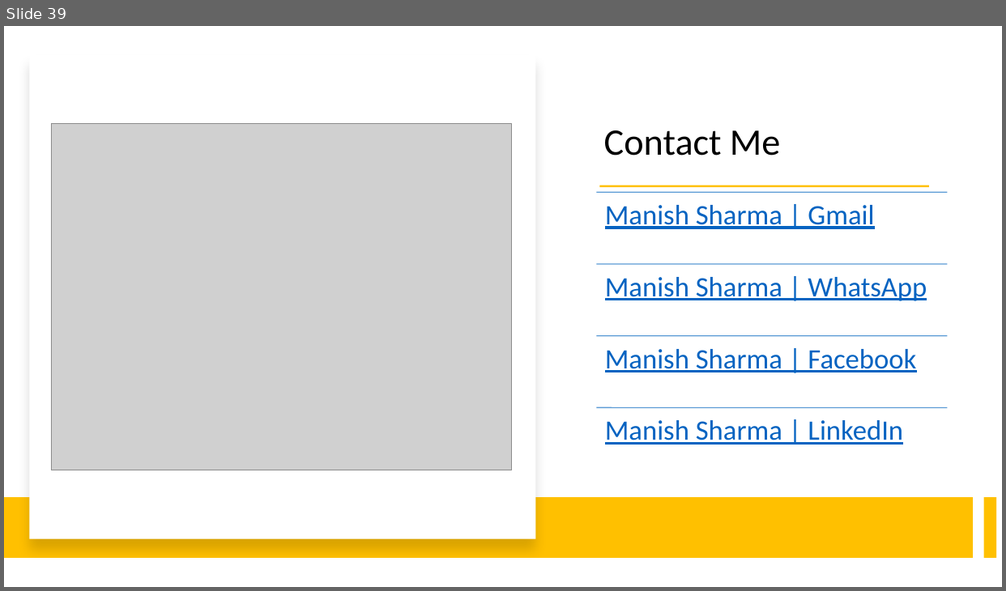
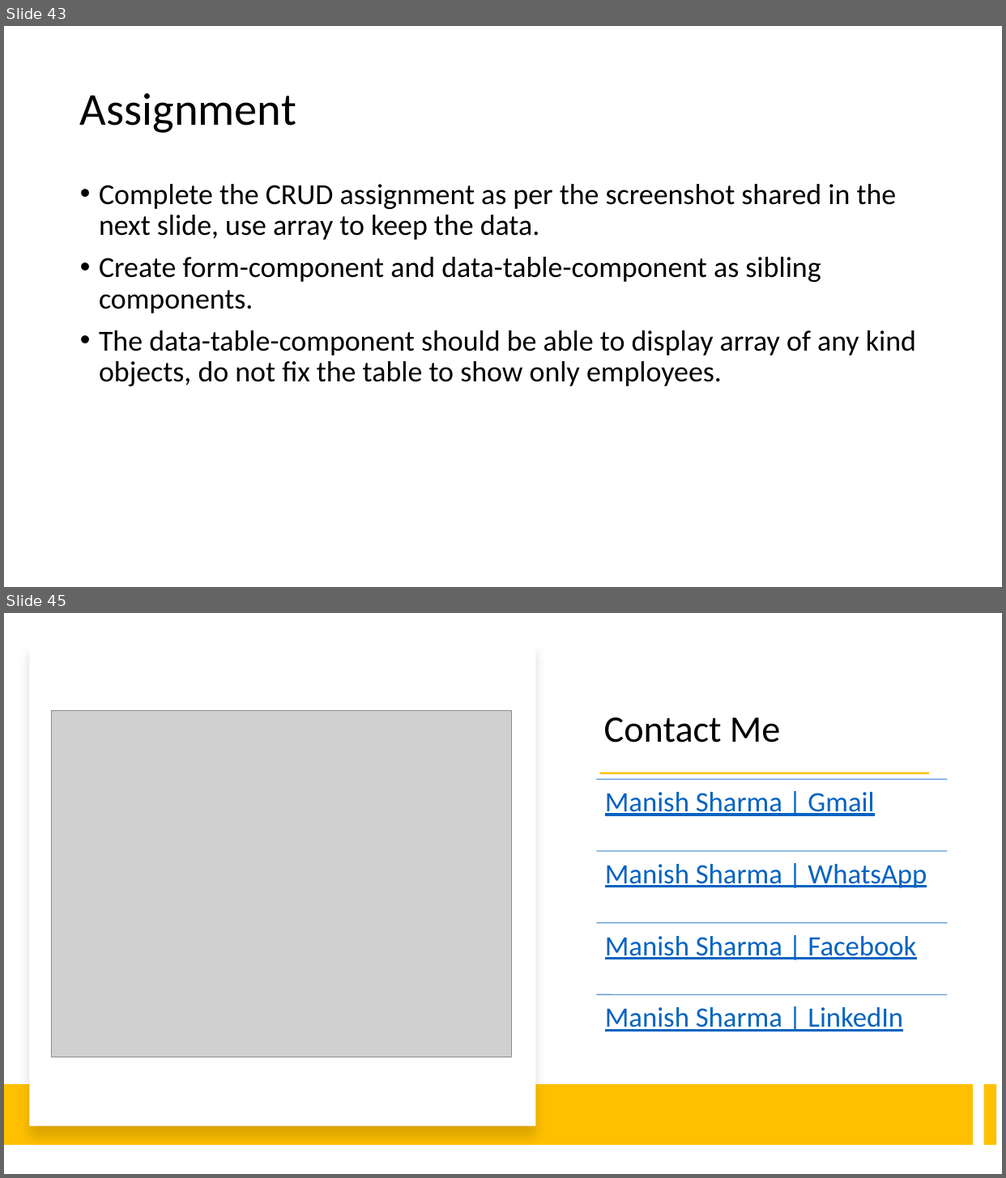
Before and after one commit to rath321/react-training-aug, a slide deck: Notes/React.pptx. Shown one above the other, each under a label of ours: slide 39 before the commit, slides 43 and 45 after it; the slides between them are not shown. The pictures are 1006x591 and 1006x1178 pixels, drawn with LibreOffice and Linux fonts; fonts in the diff are those of the drawing; grey boxes stand for pictures. Boxes give left, top, right and bottom in pixels: in the first picture for what was removed or moved away, otherwise in the second. Text is boxed around its words. In the diff, an @@ line names an element or a change of style, - is before the commit and + after.

```diff
--- a/Notes/React.pptx
+++ b/Notes/React.pptx
@@ slide 43 added at <box>4,26,1002,587</box>, background #FFFFFF @@
@@ title added at <box>80,93,296,133</box>, 44 pt, text #000000 @@
+Assignment
@@ text added at <box>99,184,916,386</box>, 28 pt, text #000000 @@
+• Complete the CRUD assignment as per the screenshot shared in the next slide, use array to keep the data.
+• Create form-component and data-table-component as sibling components.
+• The data-table-component should be able to display array of any kind objects, do not fix the table to show only employees.
@@ what was slide 39 is now slide 45 @@
```
Also in this commit, not shown: 5 other slides added.
